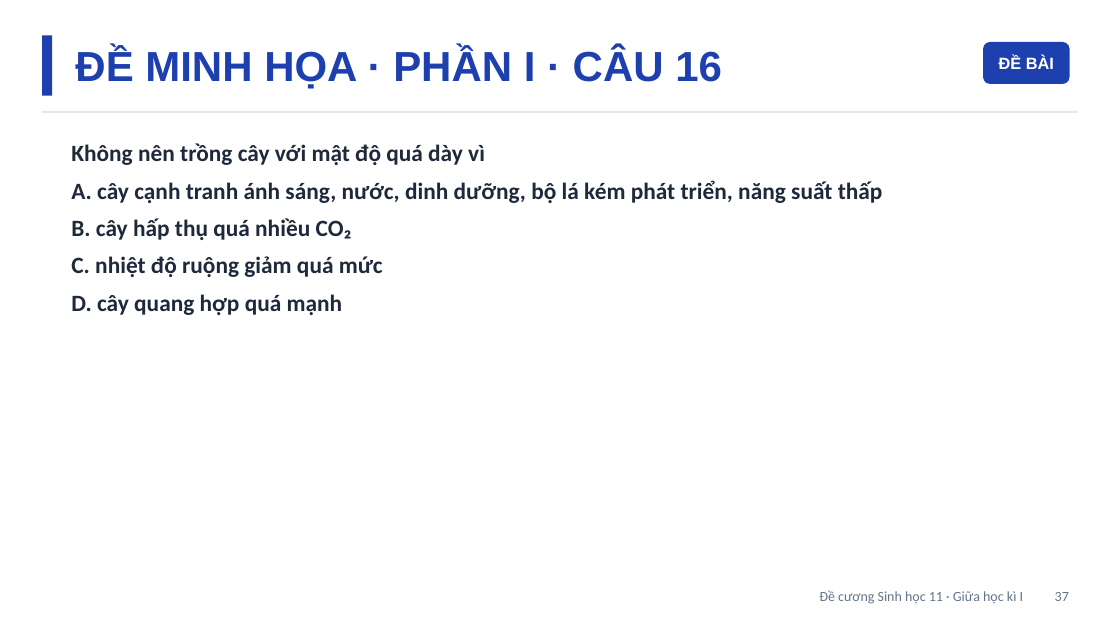
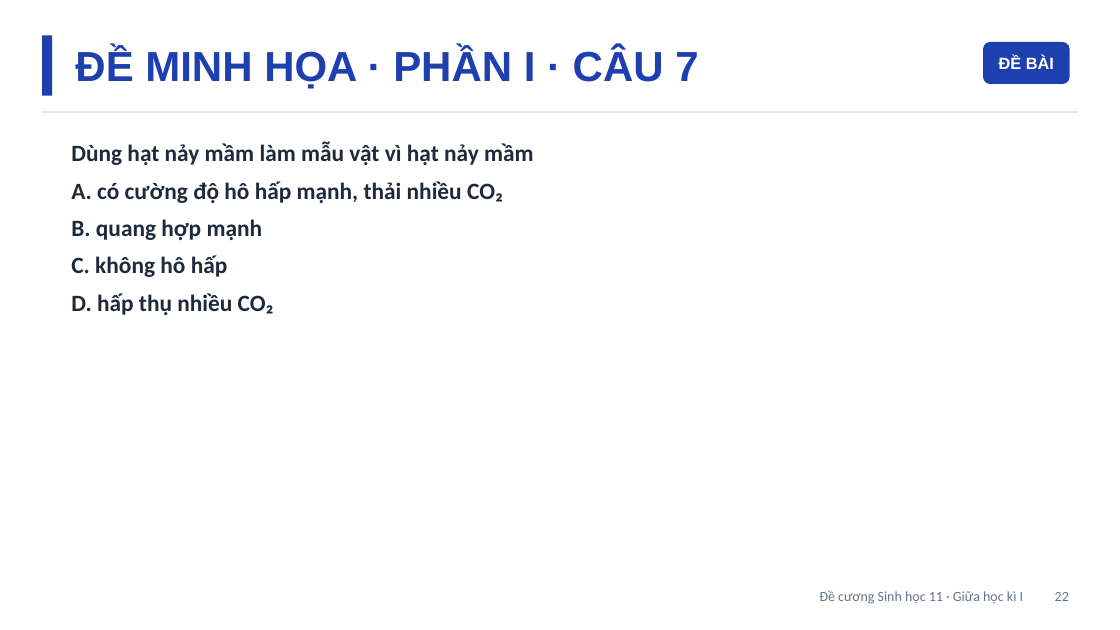
Before and after one commit to Trangtu66/Taode_thi_online, a slide deck: slide 22 of mon/sinh_hoc/de_cuong/lop11/DeCuong_SINH11_GK1.pptx (slide 37 before the commit). Drawn at 1120x630 pixels with LibreOffice and Linux fonts; fonts in the diff are those of the drawing. Boxes give left, top, right and bottom in pixels: in the first picture for what was removed or moved away, otherwise in the second. Text is boxed around its words. In the diff, an @@ line names an element or a change of style, - is before the commit and + after.

```diff
--- a/mon/sinh_hoc/de_cuong/lop11/DeCuong_SINH11_GK1.pptx
+++ b/mon/sinh_hoc/de_cuong/lop11/DeCuong_SINH11_GK1.pptx
@@ text at box(75, 48, 698, 89): text changed @@
-ĐỀ MINH HỌA · PHẦN I · CÂU 16
+ĐỀ MINH HỌA · PHẦN I · CÂU 7
@@ text at box(71, 142, 534, 315): text changed @@
-Không nên trồng cây với mật độ quá dày vì
-A. cây cạnh tranh ánh sáng, nước, dinh dưỡng, bộ lá kém phát triển, năng suất thấp
-B. cây hấp thụ quá nhiều CO₂
-C. nhiệt độ ruộng giảm quá mức
-D. cây quang hợp quá mạnh
+Dùng hạt nảy mầm làm mẫu vật vì hạt nảy mầm
+A. có cường độ hô hấp mạnh, thải nhiều CO₂
+B. quang hợp mạnh
+C. không hô hấp
+D. hấp thụ nhiều CO₂
@@ text at box(819, 590, 1069, 604): text changed @@
-Đề cương Sinh học 11 · Giữa học kì I 37
+Đề cương Sinh học 11 · Giữa học kì I 22
```
Also in this commit, not shown: 44 other slides changed, 3 slides added, 34 other files.
